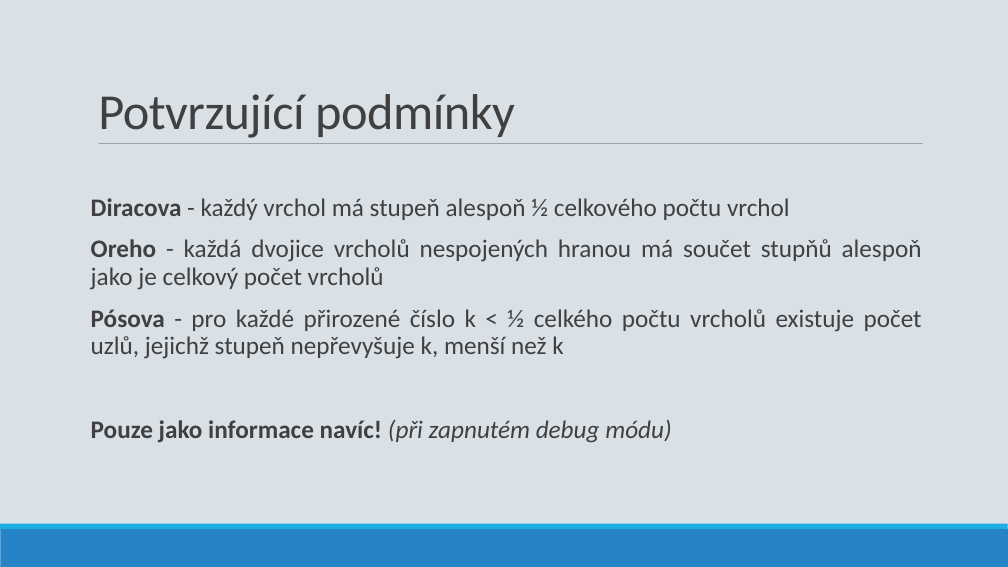
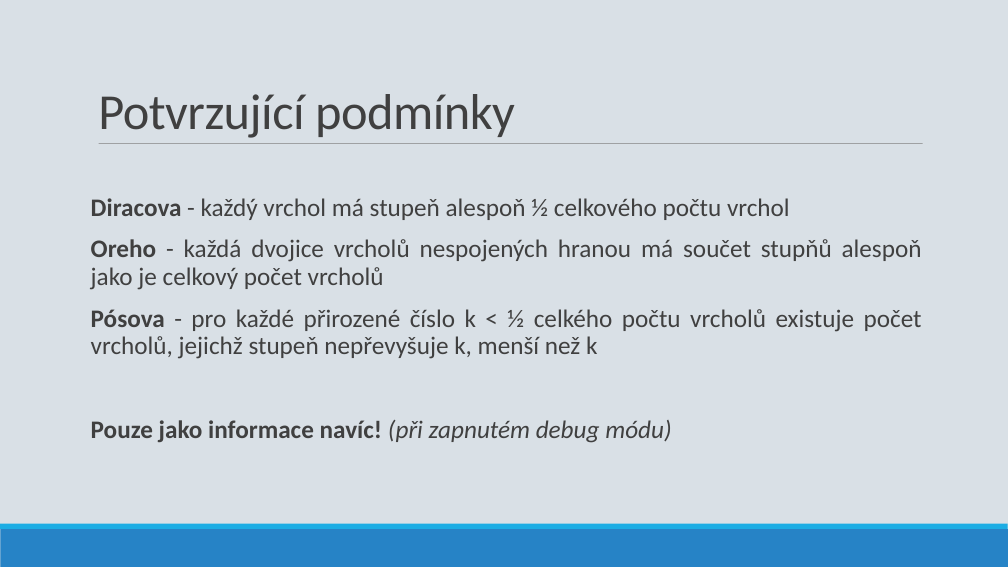
Before and after one commit to ldrahnik/ial_project_2019_2020, a slide deck: slide 4 of defense/presentation_xdrahn00.odp. Drawn at 1008x567 pixels with LibreOffice and Linux fonts; fonts in the diff are those of the drawing. Boxes give left, top, right and bottom in pixels: in the first picture for what was removed or moved away, otherwise in the second. Text is boxed around its words. In the diff, an @@ line names an element or a change of style, - is before the commit and + after.

```diff
--- a/defense/presentation_xdrahn00.odp
+++ b/defense/presentation_xdrahn00.odp
@@ text at (91, 309, 922, 359): text changed @@
-Pósova - pro každé přirozené číslo k < ½ celkého počtu vrcholů existuje počet uzlů, jejichž stupeň nepřevyšuje k, menší než k
+Pósova - pro každé přirozené číslo k < ½ celkého počtu vrcholů existuje počet vrcholů, jejichž stupeň nepřevyšuje k, menší než k
```
Also in this commit, not shown: 1 other slide changed, 1 other file.
